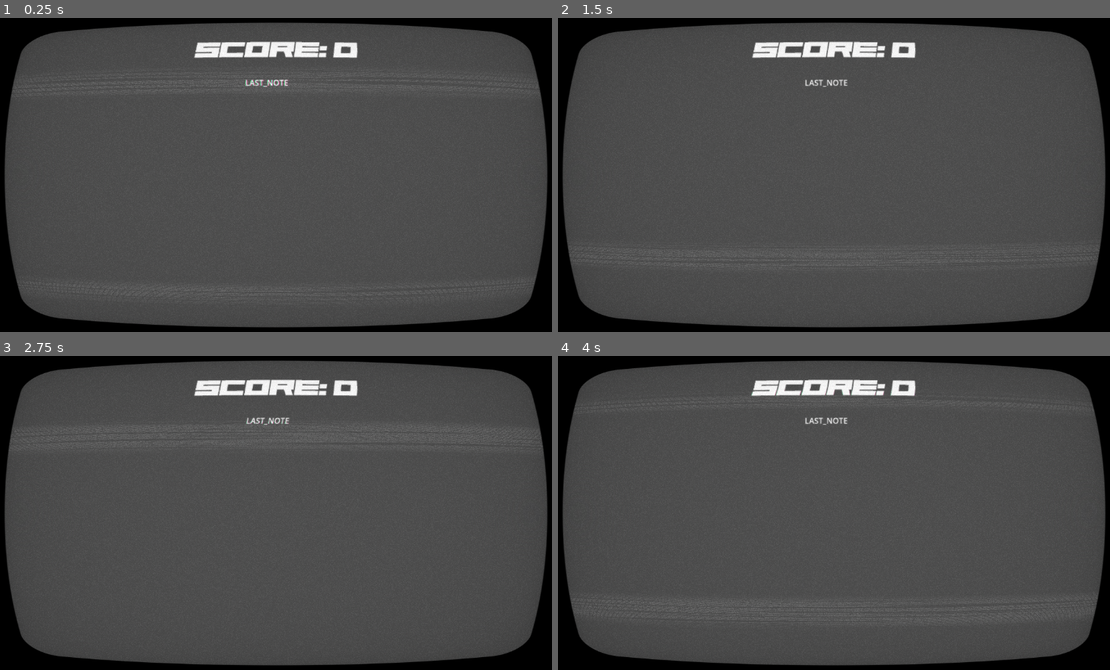
Above: before the commit, frames 1-4 (two rows, left to right).
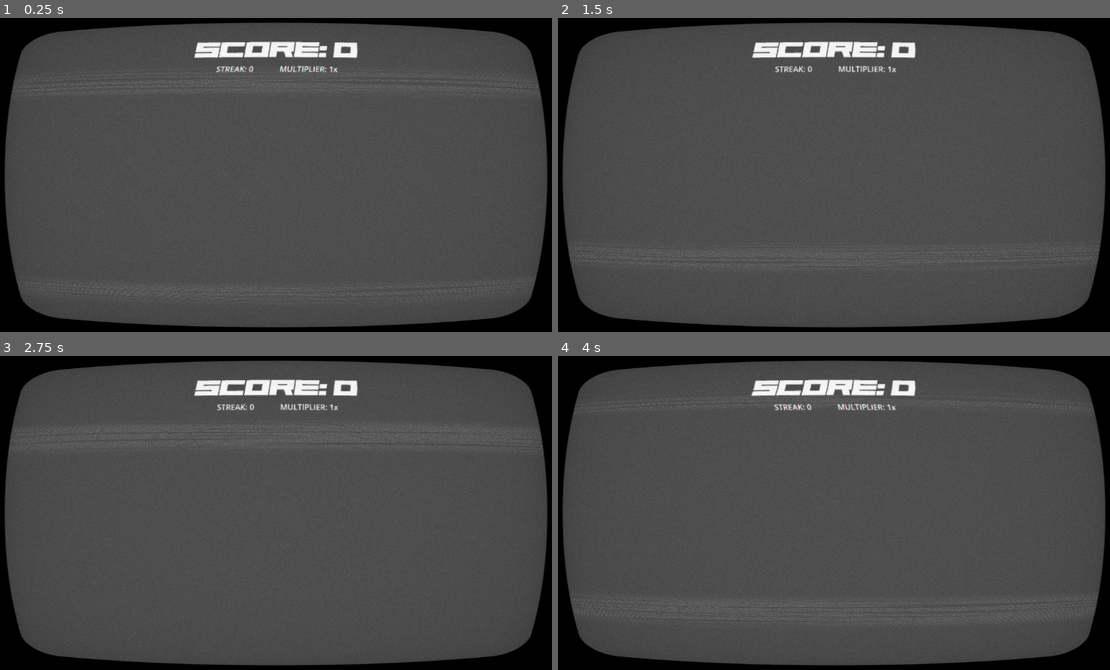
Above: after the commit, the same moments.

Repository: Calverin/Radio-Rideshare
Game: Godot game, scene res://Scenes/world.tscn
Same seed, same stepped clock (60 frames per second), same inputs: the game is played once before the commit and once after it. This scene is started directly instead of the project's main scene. A sky picture missing from this copy of the repository is replaced by a grey-blue gradient.
Inputs:
- Up to frame 1 (0.25 s): no input
- Up to frame 2 (1.5 s): hold , (quick_right) 0.53-1.28 s; hold Space (honk) 0.53-1.28 s; hold Down (ui_down) from 1.28 s (still down); tap 1 (object_1) at 1.35 s
- Up to frame 3 (2.75 s): release Down (ui_down) at 2.03 s; hold , (quick_right) from 2.03 s (still down); tap 2 (object_2) at 2.1 s
- Up to frame 4 (4 s): release , (quick_right) at 2.78 s; hold Up (ui_up) 2.78-3.53 s; tap 0 (object_clear) at 2.85 s; hold Shift (drift_left) from 3.53 s (still down); hold Space (honk) from 3.53 s (still down)

The runs differ from the first frame. In frame 1, 0.3% of the frame differs, in the area x 39-62%, y 15-22%; in frame 2, 0.3%; in frame 3, 0.3%; in frame 4, 0.3%.
Error in both runs: Invalid access to property or key 'title' on a base object of type 'Nil'. (res://Scripts/song.gd:7)

Commit message:
Missing a note functionality now added. Also, begin work on Multiplier and Streak

Diff:
--- a/Scenes/Notes/tap_note.tscn
+++ b/Scenes/Notes/tap_note.tscn
@@ -48,3 +48,5 @@
 [node name="CollisionShape3D" type="CollisionShape3D" parent="."]
 transform = Transform3D(1, 0, 0, 0, 1, 0, 0, 0, 1, 0, -0.319695, -0.0045166)
 shape = SubResource("BoxShape3D_esdwf")
+
+[connection signal="area_exited" from="." to="." method="_on_area_exited"]
--- a/Scenes/world.tscn
+++ b/Scenes/world.tscn
@@ -629,7 +629,8 @@
 scroll_active = false
 autowrap_mode = 0
 
-[node name="NoteHit" type="RichTextLabel" parent="Shader/UI"]
+[node name="NoteHit" type="TextureRect" parent="Shader/UI"]
+custom_minimum_size = Vector2(200, 50)
 layout_mode = 1
 anchors_preset = 5
 anchor_left = 0.5
@@ -639,9 +640,31 @@
 offset_right = 38.0
 offset_bottom = 148.0
 grow_horizontal = 2
-text = "LAST_NOTE"
-fit_content = true
-scroll_active = false
+
+[node name="Multiplier" type="RichTextLabel" parent="Shader/UI"]
+layout_mode = 1
+anchors_preset = 5
+anchor_left = 0.5
+anchor_right = 0.5
+offset_left = 8.5
+offset_top = 96.0
+offset_right = 135.5
+offset_bottom = 123.0
+grow_horizontal = 2
+text = "MULTIPLIER: 1x
+"
+
+[node name="Streak" type="RichTextLabel" parent="Shader/UI"]
+layout_mode = 1
+anchors_preset = 5
+anchor_left = 0.5
+anchor_right = 0.5
+offset_left = -120.0
+offset_top = 96.0
+offset_right = -8.0
+offset_bottom = 123.0
+grow_horizontal = 2
+text = "STREAK: 0"
 
 [node name="Level" type="Node3D" parent="Shader"]
 
--- a/Scripts/car.gd
+++ b/Scripts/car.gd
@@ -114,4 +114,3 @@
 		UI.current_accuracy = UI.Accuracy.NONE
 		print("game over")
 		get_tree().change_scene_to_file("res://Scenes/Menus/main_menu.tscn")
-	pass
--- a/Scripts/tap_note.gd
+++ b/Scripts/tap_note.gd
@@ -9,3 +9,8 @@
 		return [100, UI.Accuracy.GOOD]
 	queue_free()
 	return [0, UI.Accuracy.MISS]
+
+
+func _on_area_exited(_area):
+	if (is_in_group("inside_notes")):
+		UI.current_accuracy = UI.Accuracy.MISS
Not shown: 12 places in Scenes/world.tscn that only renumber resources
